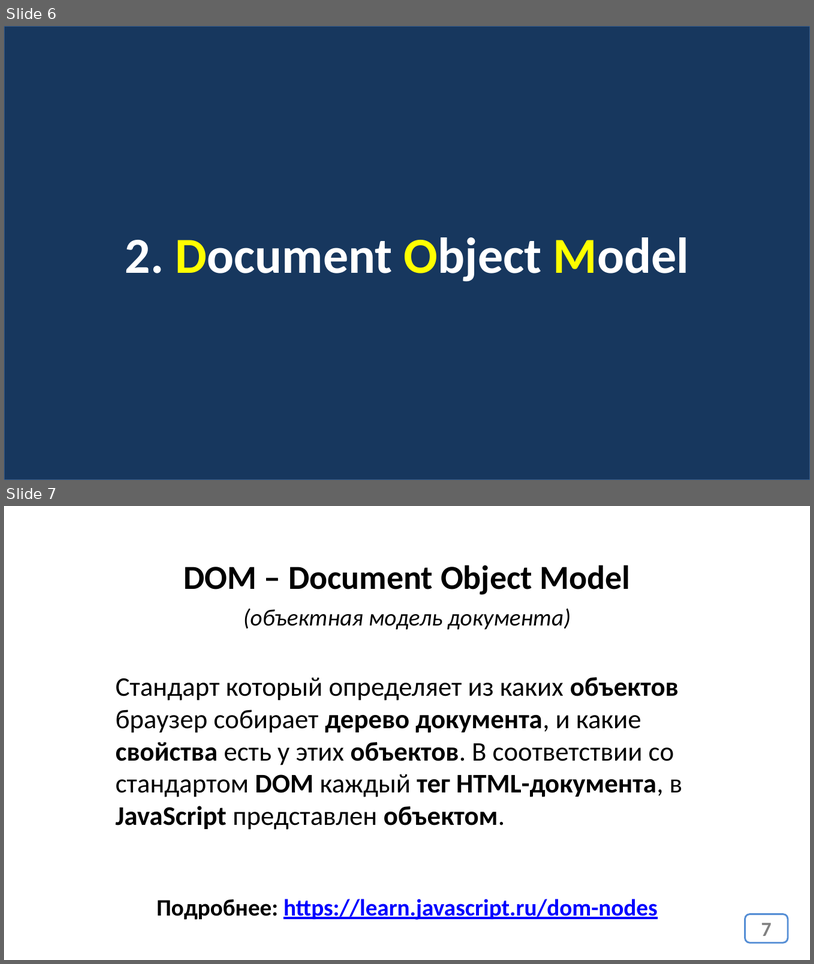
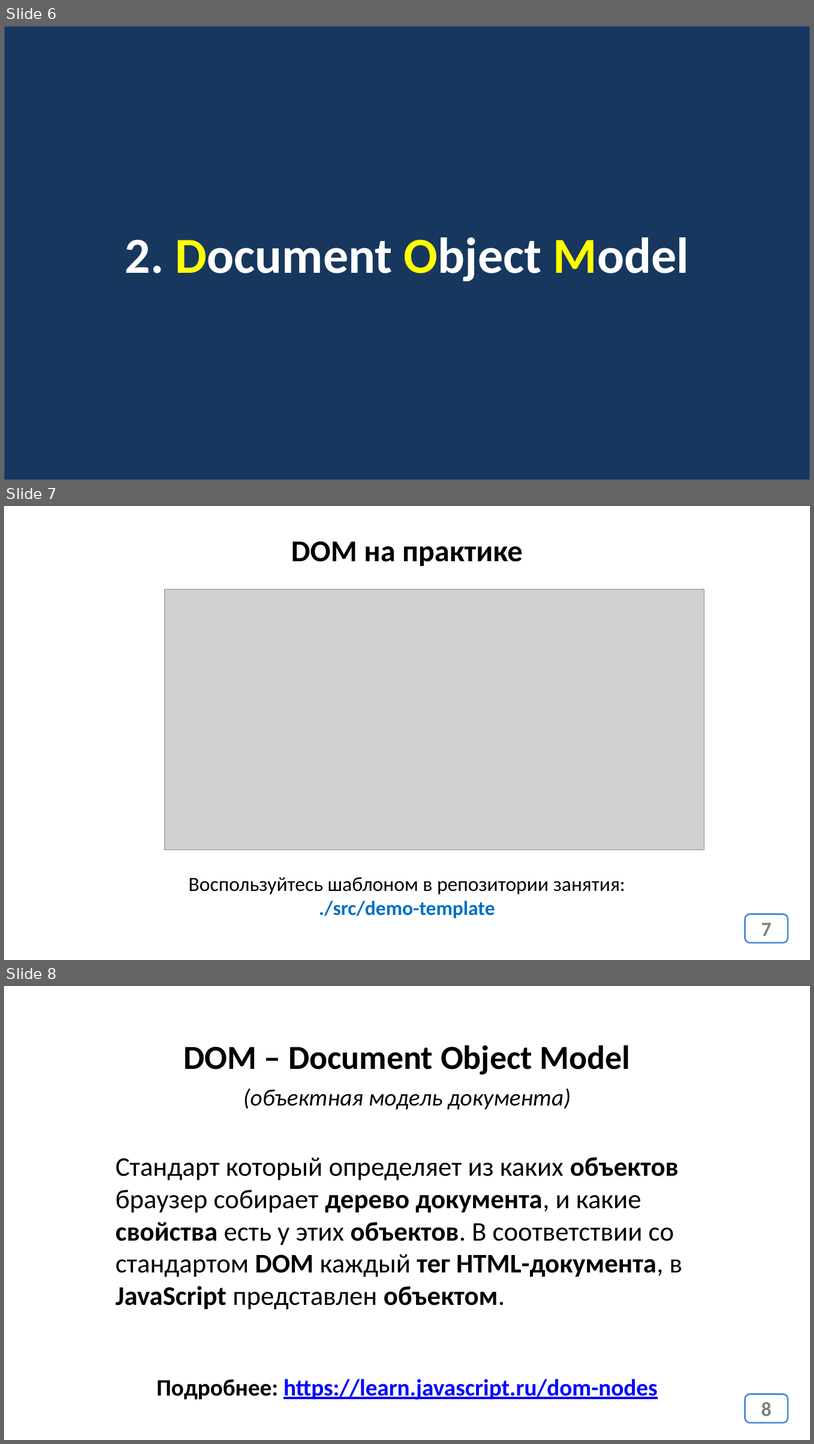
Before and after one commit to web34-ortdnipro/lesson22, a slide deck: lesson22.pptx. Shown one above the other, each under a label of ours: slides 6 and 7 before the commit, slides 6, 7 and 8 after it. The pictures are 814x964 and 814x1444 pixels, drawn with LibreOffice and Linux fonts; fonts in the diff are those of the drawing; grey boxes stand for pictures. Boxes give left, top, right and bottom in pixels: in the first picture for what was removed or moved away, otherwise in the second. Text is boxed around its words. In the diff, an @@ line names an element or a change of style, - is before the commit and + after.

```diff
--- a/lesson22.pptx
+++ b/lesson22.pptx
@@ slide 7 added at box(4, 506, 810, 960), background #FFFFFF @@
@@ text added at box(291, 541, 523, 566), 36 pt, text #000000, bold @@
+DOM на практике
@@ picture added at box(164, 589, 705, 850) @@
@@ text added at box(189, 877, 626, 918), 24 pt, text #000000 @@
+Воспользуйтесь шаблоном в репозитории занятия:
+./src/demo-template
@@ page number added at box(746, 914, 789, 942), fill #FFFFFF, outline #558ED5 2 pt, 24 pt, text #808080, bold @@
+7
@@ what was slide 7 is now slide 8 @@
@@ page number at box(762, 1402, 772, 1416): text changed @@
-7
+8
```
Also in this commit, not shown: 5 other files.
